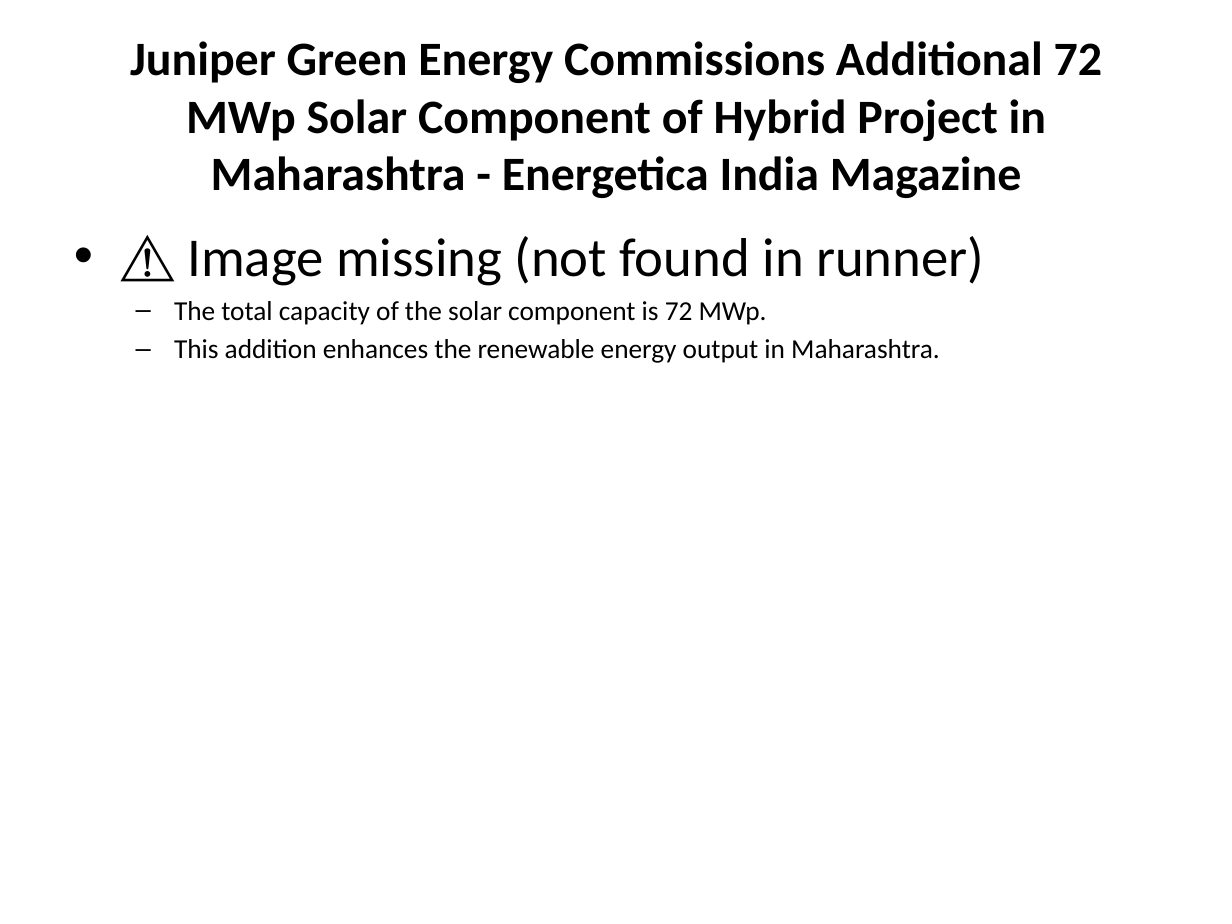
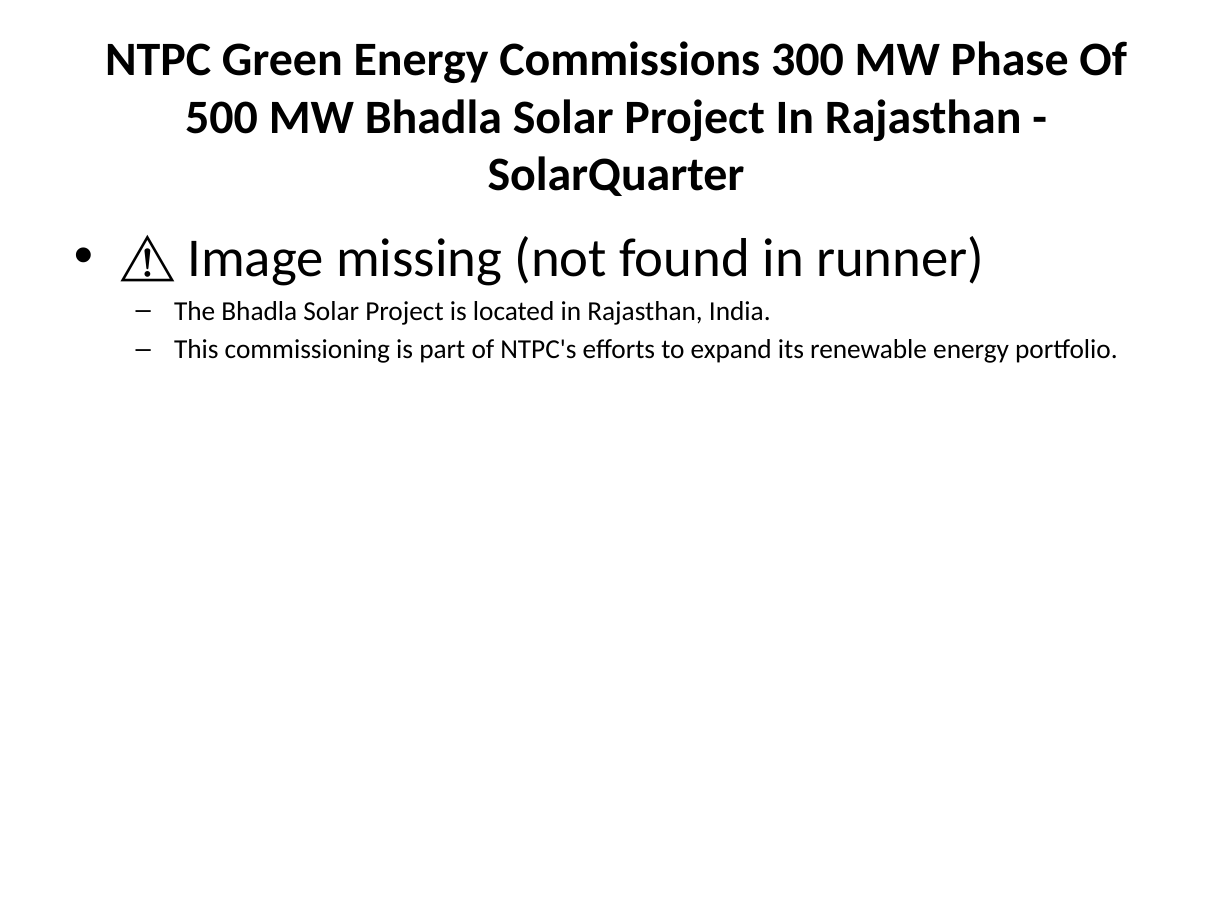
Before and after one commit to gauravsiemens1988/Linkedin-AI-Agent_Personal, a slide deck: slide 2 of drafts/linkedin_carousel.pptx. Drawn at 1232x924 pixels with LibreOffice and Linux fonts; fonts in the diff are those of the drawing. Boxes give left, top, right and bottom in pixels: in the first picture for what was removed or moved away, otherwise in the second. Text is boxed around its words. In the diff, an @@ line names an element or a change of style, - is before the commit and + after.

```diff
--- a/drafts/linkedin_carousel.pptx
+++ b/drafts/linkedin_carousel.pptx
@@ title at (105,41,1126,196): text changed @@
-Juniper Green Energy Commissions Additional 72 MWp Solar Component of Hybrid Project in Maharashtra - Energetica India Magazine
+NTPC Green Energy Commissions 300 MW Phase Of 500 MW Bhadla Solar Project In Rajasthan - SolarQuarter
@@ text at (174,301,1118,363): text changed @@
-  – The total capacity of the solar component is 72 MWp.
-  – This addition enhances the renewable energy output in Maharashtra.
+  – The Bhadla Solar Project is located in Rajasthan, India.
+  – This commissioning is part of NTPC's efforts to expand its renewable energy portfolio.
```
Also in this commit, not shown: 5 other slides changed, 1 other file.
